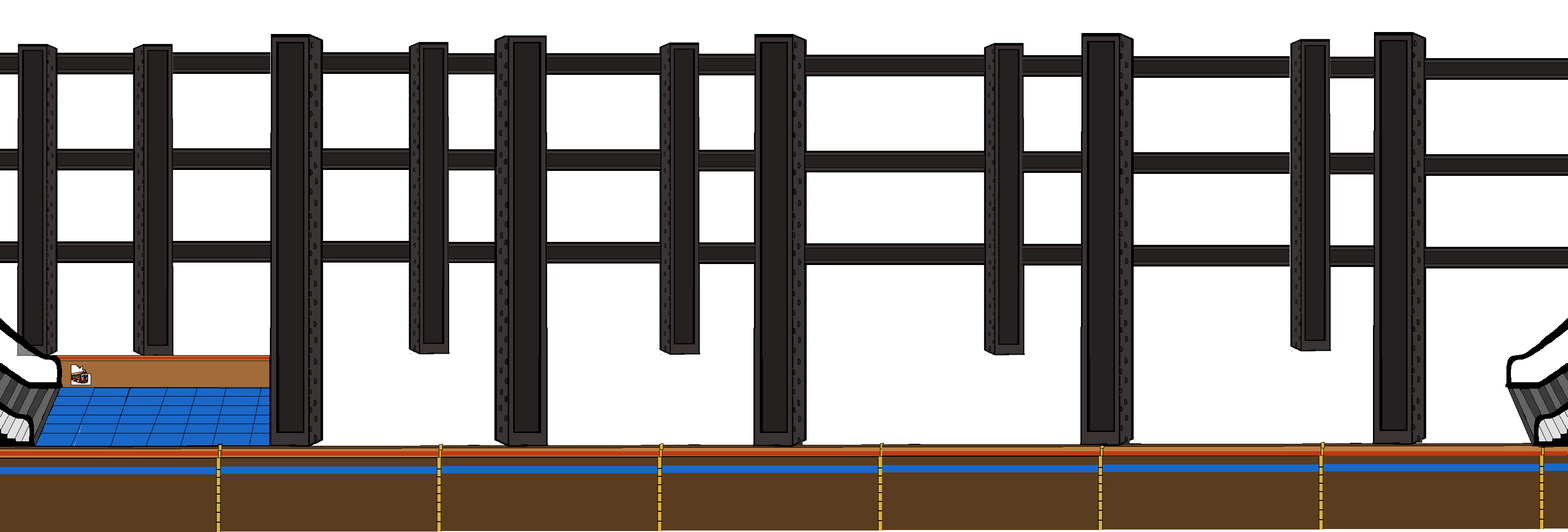
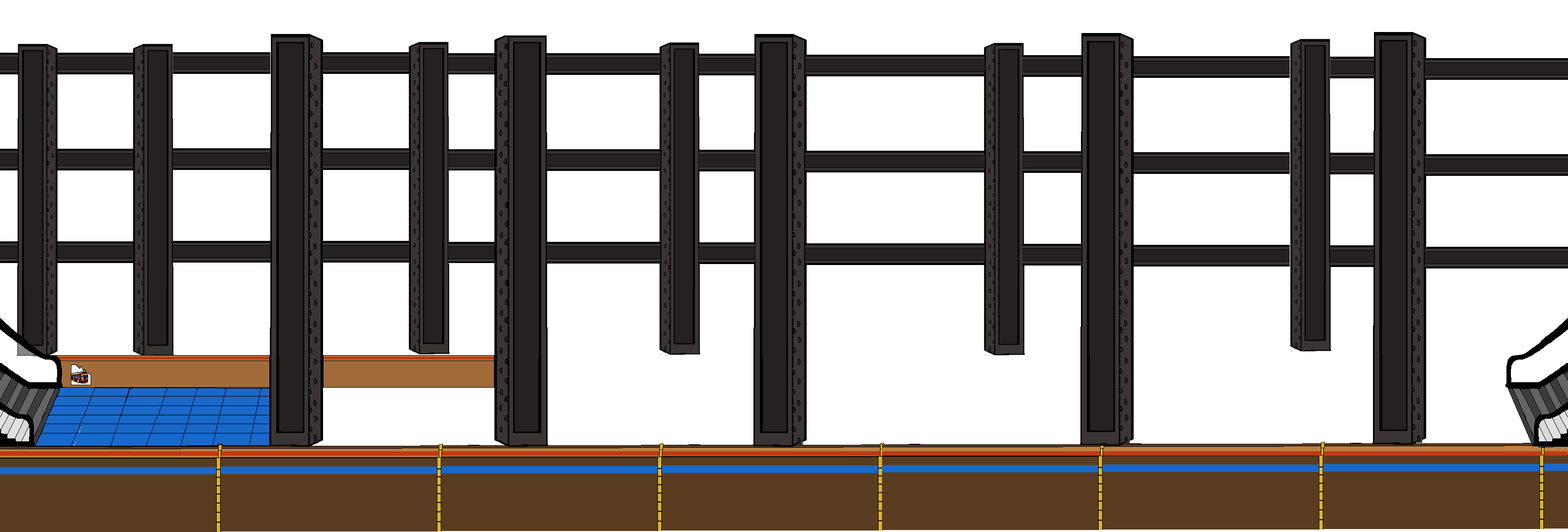
Comparing the layer stacks of the two 1568px x 532px images. Changes:
painted on "subwayFlooringBackground" over <box>323,355,495,388</box>
